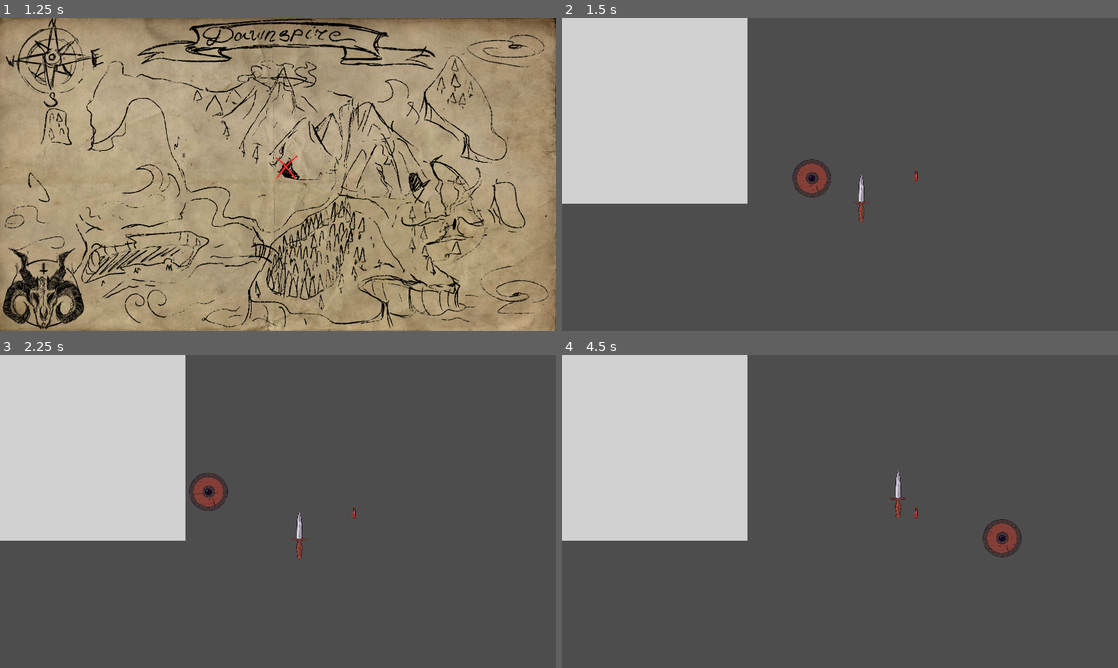
Above: before the commit, frames 1-4 (two rows, left to right).
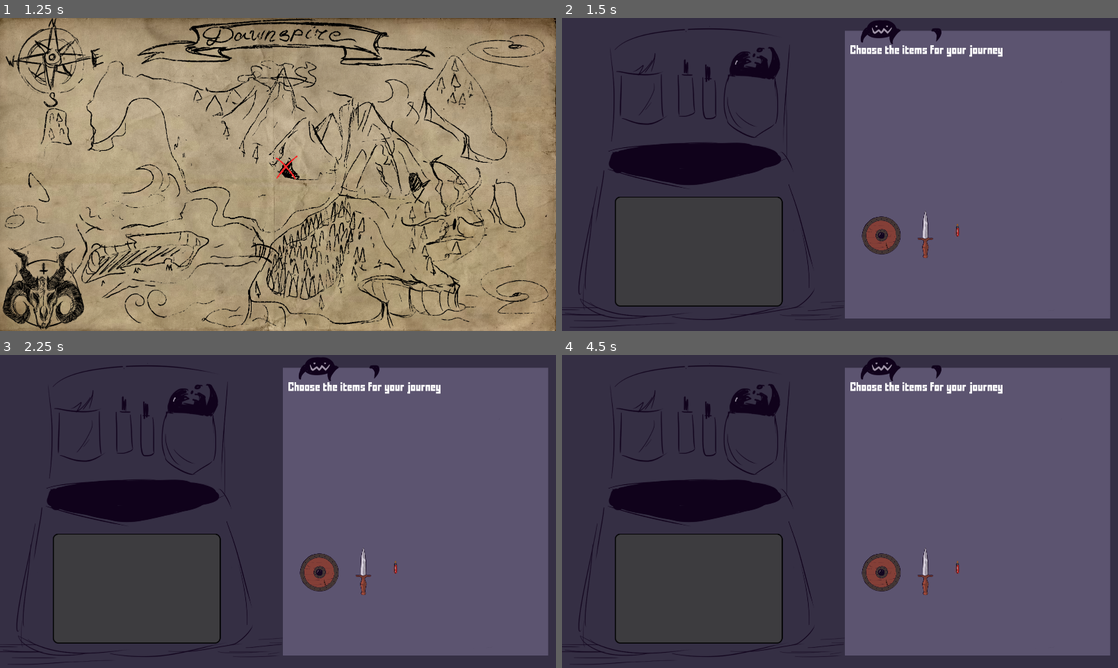
Above: after the commit, the same moments.

Repository: rrebane/ld-54-chelys
Game: Godot game, scene res://ui/main_menu.tscn
Two runs of this game, one before a commit and one after it. Both use one fixed random seed, a clock stepped at 60 frames per second and the inputs below.
Inputs (mouse positions are in pixels of both pictures, inside the frame that each line leads up to):
- Up to frame 1 (1.25 s): click (278, 196) at 0.5 s
- Up to frame 2 (1.5 s): tap Enter at 1.25 s; move the mouse to (962, 158) at 1.27 s; tap Space (continue) at 1.35 s; click (962, 158) at 1.42 s
- Up to frame 3 (2.25 s): tap Space (continue) at 2 s; drag from (239, 505) to (94, 448) at 2.02 s
- Up to frame 4 (4.5 s): tap Space (continue) at 2.75, 2.85, 3.5, 4.35 s; move the mouse to (862, 524) at 2.77 s; click (862, 524) at 2.92 s; drag from (917, 514) to (756, 483) at 3.52 s; move the mouse to (1006, 558) at 4.27 s; click (1006, 558) at 4.42 s

Frame 1 is identical in both runs. In frame 2, 90% of the frame differs, in the area x 0-100%, y 0-100%; in frame 3, 90%; in frame 4, 90%.

Commit message:
Add art to inventory; show stats

Diff:
--- a/scenes/backpack.gd
+++ b/scenes/backpack.gd
@@ -15,6 +15,8 @@
 func _ready():
 	EventsBus.item_picked_up.connect(_on_item_pickup)
 	EventsBus.item_dropped.connect(_on_item_drop)
+
+	$CanvasLayer/Control/Label.text = "Choose the items for your journey"
 
 func _process(delta):
 	if GlobalState.debug and Input.is_action_just_pressed("debug_attack_stat"):
@@ -62,6 +64,8 @@
 
 	_action_just_happened = true
 
+	_update_info(item)
+
 func _on_item_drop(_item):
 	_current_action_timeout = action_timeout
 
@@ -70,6 +74,8 @@
 
 	_selected_item = null
 	_action_just_happened = true
+
+	_clear_item_info()
 
 func _follow_mouse_grid(item):
 	var new_position = get_global_mouse_position()
@@ -92,3 +98,15 @@
 		return false
 
 	return _can_pickup
+
+
+func _update_info(item):
+	$CanvasLayer/Control/Label.text = ""
+	$CanvasLayer/Control/Label.text += 'attack: {attack}'.format({'attack': item.attack})
+	$CanvasLayer/Control/Label.text += '\n' + 'defence: {attack}'.format({'attack': item.attack})
+	$CanvasLayer/Control/Label.text += '\n' + 'health: {attack}'.format({'attack': item.attack})
+
+func _clear_item_info():
+	$CanvasLayer/Control/Label.text = "Choose the items for your journey!"
+	$CanvasLayer/Control/Label.text += "\nSelect an item to see its stats!"
+	$CanvasLayer/Control/Label.text += "\n\nPress SPACE to depart!"
--- a/scenes/backpack.tscn
+++ b/scenes/backpack.tscn
@@ -1,22 +1,51 @@
-[gd_scene load_steps=6 format=3 uid="uid://dtaxax47wrytn"]
+[gd_scene load_steps=8 format=3 uid="uid://dtaxax47wrytn"]
 
 [ext_resource type="Script" path="res://scenes/backpack.gd" id="1_6ncac"]
 [ext_resource type="PackedScene" uid="uid://blfwt68jqu2yb" path="res://scenes/inventory.tscn" id="1_i75je"]
+[ext_resource type="Theme" uid="uid://b1rse5hojok5d" path="res://assets/ui_themes/Default.tres" id="2_qkk71"]
 [ext_resource type="PackedScene" uid="uid://djh124xel8scf" path="res://scenes/items/level1/buckler.tscn" id="3_5fxaq"]
 [ext_resource type="PackedScene" uid="uid://bf5mngrbd1org" path="res://scenes/items/level1/dagger.tscn" id="3_o6yc3"]
 [ext_resource type="PackedScene" uid="uid://cmylrn7isih2q" path="res://scenes/items/level1/health_potion_small.tscn" id="5_svse6"]
+[ext_resource type="Texture2D" uid="uid://c4d564d0dl7xk" path="res://assets/graphics/backgrounds/BACKPACK_INV.png" id="6_ht6np"]
 
 [node name="Backpack" type="Node2D"]
 script = ExtResource("1_6ncac")
 
+[node name="CanvasLayer" type="CanvasLayer" parent="."]
+
+[node name="Control" type="Control" parent="CanvasLayer"]
+layout_mode = 3
+anchors_preset = 1
+anchor_left = 1.0
+anchor_right = 1.0
+offset_left = -924.0
+offset_top = 97.0
+offset_right = -37.0
+offset_bottom = 417.0
+grow_horizontal = 0
+
+[node name="Label" type="Label" parent="CanvasLayer/Control"]
+layout_mode = 1
+anchors_preset = 15
+anchor_right = 1.0
+anchor_bottom = 1.0
+grow_horizontal = 2
+grow_vertical = 2
+theme = ExtResource("2_qkk71")
+text = "Test"
+
+[node name="background" type="Sprite2D" parent="."]
+texture = ExtResource("6_ht6np")
+centered = false
+
 [node name="Inventory" parent="." instance=ExtResource("1_i75je")]
-position = Vector2(0, 0)
+position = Vector2(472, 806)
 
 [node name="Buckler" parent="." instance=ExtResource("3_5fxaq")]
-position = Vector2(823, 521)
+position = Vector2(1063, 718)
 
 [node name="Item" parent="." instance=ExtResource("3_o6yc3")]
-position = Vector2(1033, 581)
+position = Vector2(1254, 707)
 
 [node name="Item2" parent="." instance=ExtResource("5_svse6")]
-position = Vector2(1223, 548)
+position = Vector2(1366, 738)
--- a/scenes/inventory.tscn
+++ b/scenes/inventory.tscn
@@ -1,59 +1,22 @@
-[gd_scene load_steps=8 format=3 uid="uid://blfwt68jqu2yb"]
+[gd_scene load_steps=4 format=3 uid="uid://blfwt68jqu2yb"]
 
 [ext_resource type="Script" path="res://scenes/inventory.gd" id="1_1rivn"]
-[ext_resource type="Texture2D" uid="uid://bu6vtb2v0cmey" path="res://assets/graphics/inventory_bg.png" id="1_l4ont"]
-
-[sub_resource type="RectangleShape2D" id="RectangleShape2D_hf67e"]
-size = Vector2(640, 20)
-
-[sub_resource type="RectangleShape2D" id="RectangleShape2D_vaxni"]
-size = Vector2(640, 20)
-
-[sub_resource type="RectangleShape2D" id="RectangleShape2D_6afrt"]
-size = Vector2(20, 640)
-
-[sub_resource type="RectangleShape2D" id="RectangleShape2D_wg50k"]
-size = Vector2(20, 640)
+[ext_resource type="Texture2D" uid="uid://b3clmnwy877ud" path="res://assets/graphics/inventory_grid.png" id="2_td70l"]
 
 [sub_resource type="RectangleShape2D" id="RectangleShape2D_6e5j4"]
-size = Vector2(640, 640)
+size = Vector2(580, 380)
 
 [node name="Inventory" type="Node2D"]
 position = Vector2(321, 289)
 script = ExtResource("1_1rivn")
 
-[node name="Walls" type="Node2D" parent="."]
-visible = false
-
-[node name="StaticBody2D" type="StaticBody2D" parent="Walls"]
-
-[node name="CollisionShape2D" type="CollisionShape2D" parent="Walls/StaticBody2D"]
-position = Vector2(320, -10)
-shape = SubResource("RectangleShape2D_hf67e")
-
-[node name="CollisionShape2D2" type="CollisionShape2D" parent="Walls/StaticBody2D"]
-position = Vector2(320, 650)
-shape = SubResource("RectangleShape2D_vaxni")
-
-[node name="CollisionShape2D3" type="CollisionShape2D" parent="Walls/StaticBody2D"]
-position = Vector2(-10, 320)
-shape = SubResource("RectangleShape2D_6afrt")
-
-[node name="CollisionShape2D4" type="CollisionShape2D" parent="Walls/StaticBody2D"]
-position = Vector2(650, 320)
-shape = SubResource("RectangleShape2D_wg50k")
-
-[node name="Sprite2D" type="Sprite2D" parent="Walls"]
-
-[node name="InventoryBg" type="Sprite2D" parent="."]
-modulate = Color(0.819608, 0.819608, 0.819608, 1)
-texture = ExtResource("1_l4ont")
-centered = false
+[node name="Sprite2D" type="Sprite2D" parent="."]
+modulate = Color(0.243137, 0.243137, 0.243137, 0.87451)
+texture = ExtResource("2_td70l")
 
 [node name="ItemContainer" type="Node2D" parent="."]
 
 [node name="Area2D" type="Area2D" parent="." groups=["inventory"]]
 
 [node name="CollisionShape2D" type="CollisionShape2D" parent="Area2D"]
-position = Vector2(320, 320)
 shape = SubResource("RectangleShape2D_6e5j4")
Binary file added: assets/graphics/backgrounds/BACKPACK_INV.png
Not shown, added: assets/graphics/backgrounds/BACKPACK_INV.png.import
Binary file added: assets/graphics/inventory_grid.png
Not shown, added: assets/graphics/inventory_grid.png.import
